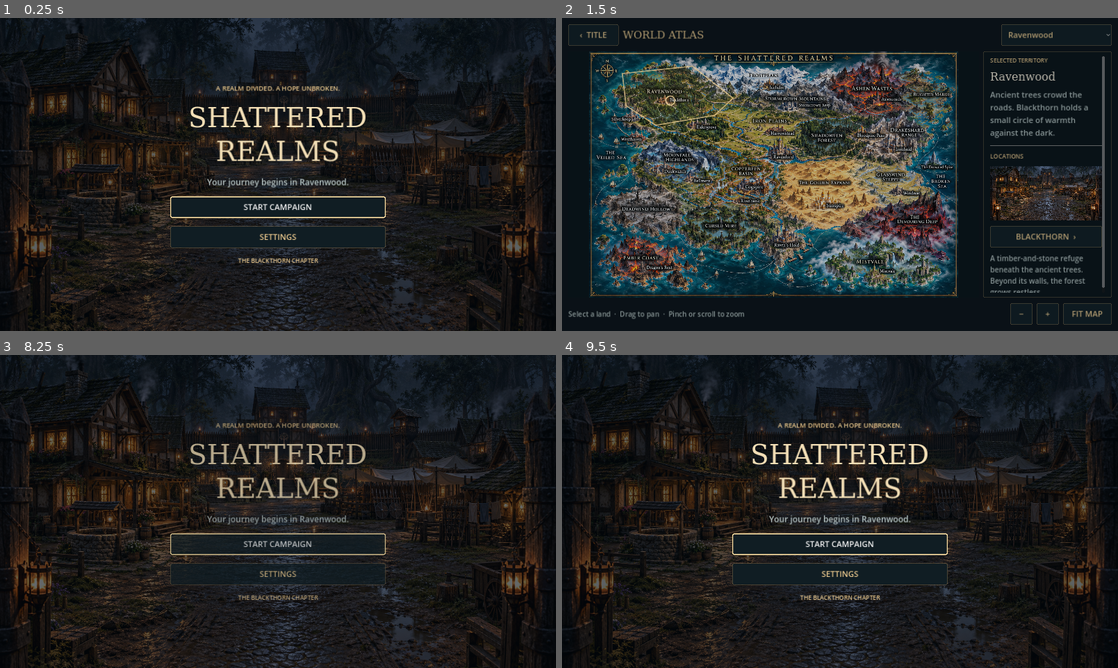
Above: before the commit, frames 1-4 (two rows, left to right).
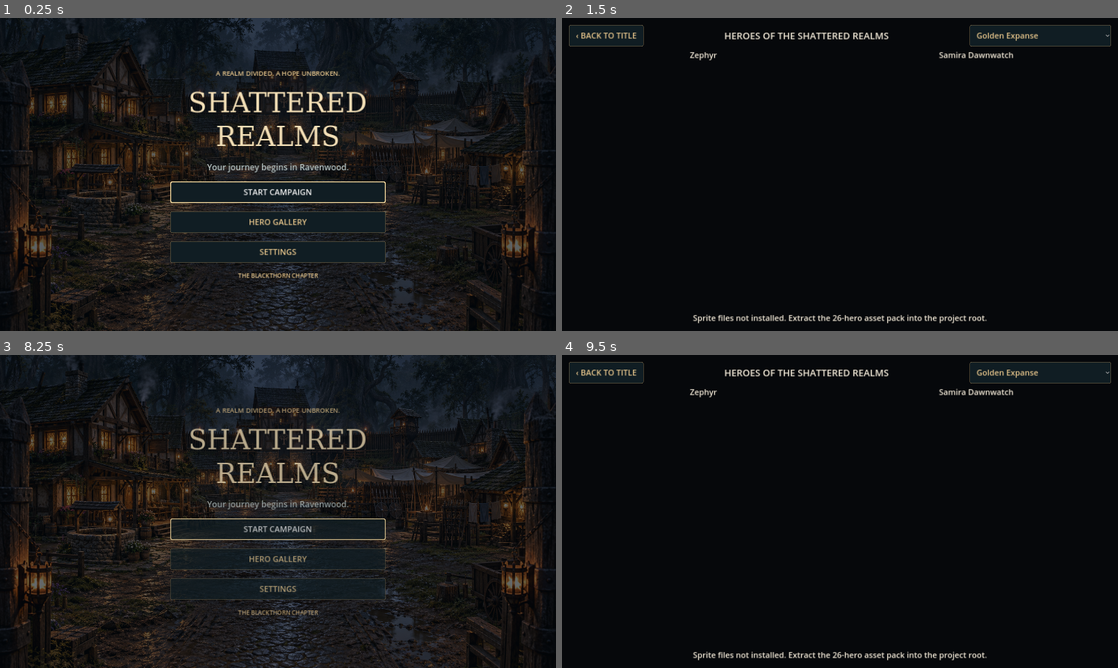
Above: after the commit, the same moments.

Repository: tpylman90-ctrl/shattered-realms-next
Game: Godot game, scene res://scenes/front_end.tscn
Same seed, same stepped clock (60 frames per second), same inputs: the game is played once before the commit and once after it.
Inputs (mouse positions are in pixels of both pictures, inside the frame that each line leads up to):
- Up to frame 1 (0.25 s): no input
- Up to frame 2 (1.5 s): click (840, 221) at 0.5 s, where only the run after the commit has a clickable "HERO GALLERY"; click (840, 205) at 1.25 s, where only the run before the commit has a clickable "START CAMPAIGN"
- Up to frame 3 (8.25 s): click (33, 370) at 2 s, where only the run before the commit has a clickable "‹ TITLE"; click "START CAMPAIGN" at 2.75 s; click "Ravenwood" at 3.5 s; click "BLACKTHORN ›" at 4.25 s; click "Cursed Mire" at 5 s; click "−" at 5.75 s; click "+" at 6.5 s; click "FIT MAP" at 7.25 s; click "‹ TITLE" at 8 s
- Up to frame 4 (9.5 s): click (840, 558) at 8.75 s, where only the run after the commit has a clickable "HERO GALLERY"

The runs differ from the first frame. In frame 1, 6.4% of the frame differs, in the area x 30-70%, y 16-84%; in frame 2, 55%, in the area x 1-99%, y 2-98%; in frame 3, 5.9%; in frame 4, 31%.

Commit message:
Expose 26-hero gallery from title without changing campaign navigation

Diff:
--- a/scripts/front_end.gd
+++ b/scripts/front_end.gd
@@ -151,11 +151,20 @@
 	var start := _button("START CAMPAIGN", start_campaign)
 	start.name = "StartCampaign"
 	stack.add_child(start)
+	stack.add_child(_button("HERO GALLERY", show_hero_gallery))
 	stack.add_child(_button("SETTINGS", show_settings))
 	var note := _label("THE BLACKTHORN CHAPTER", 17, GOLD)
 	note.horizontal_alignment = HORIZONTAL_ALIGNMENT_CENTER
 	stack.add_child(note)
 	start.grab_focus()
+
+
+func show_hero_gallery() -> void:
+	_new_page("heroes")
+	var gallery := load("res://scripts/hero_gallery.gd").new() as Control
+	gallery.return_requested.connect(show_title)
+	_margin(page, 20).add_child(gallery)
+	gallery.set_anchors_and_offsets_preset(Control.PRESET_FULL_RECT)
 
 
 func start_campaign() -> void:
@@ -326,6 +335,8 @@
 		return
 	if screen == "blackthorn":
 		show_atlas()
+	elif screen == "heroes":
+		show_title()
 	elif screen == "atlas":
 		show_title()
 
